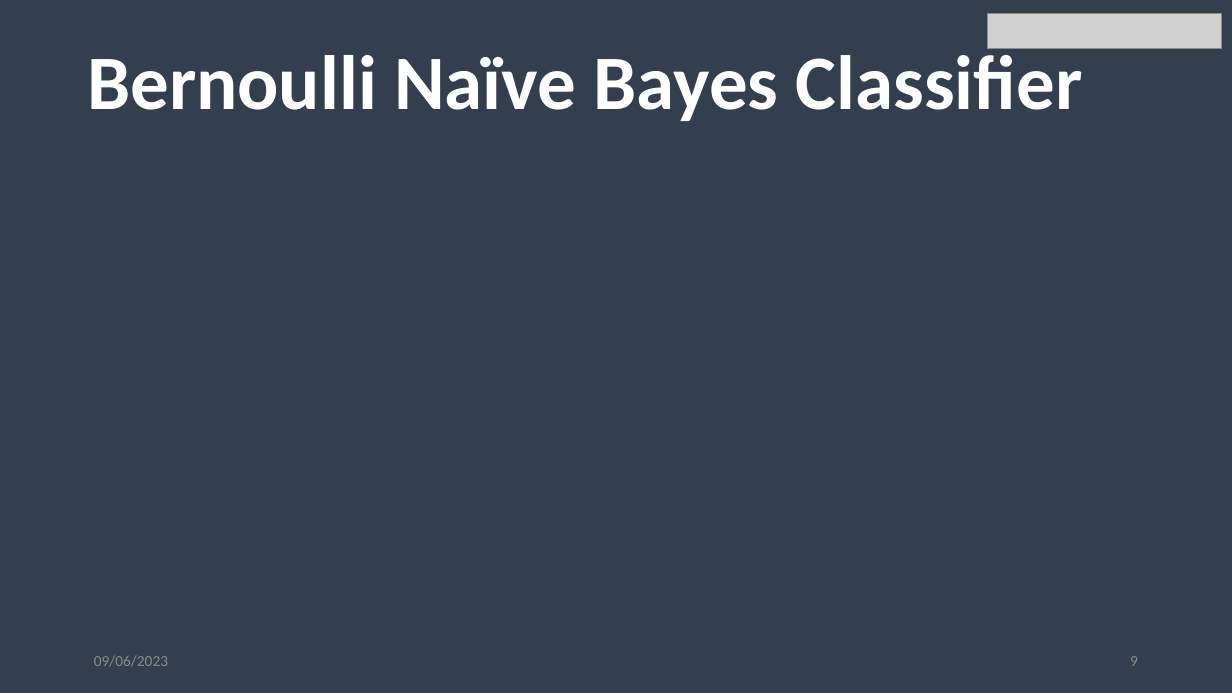
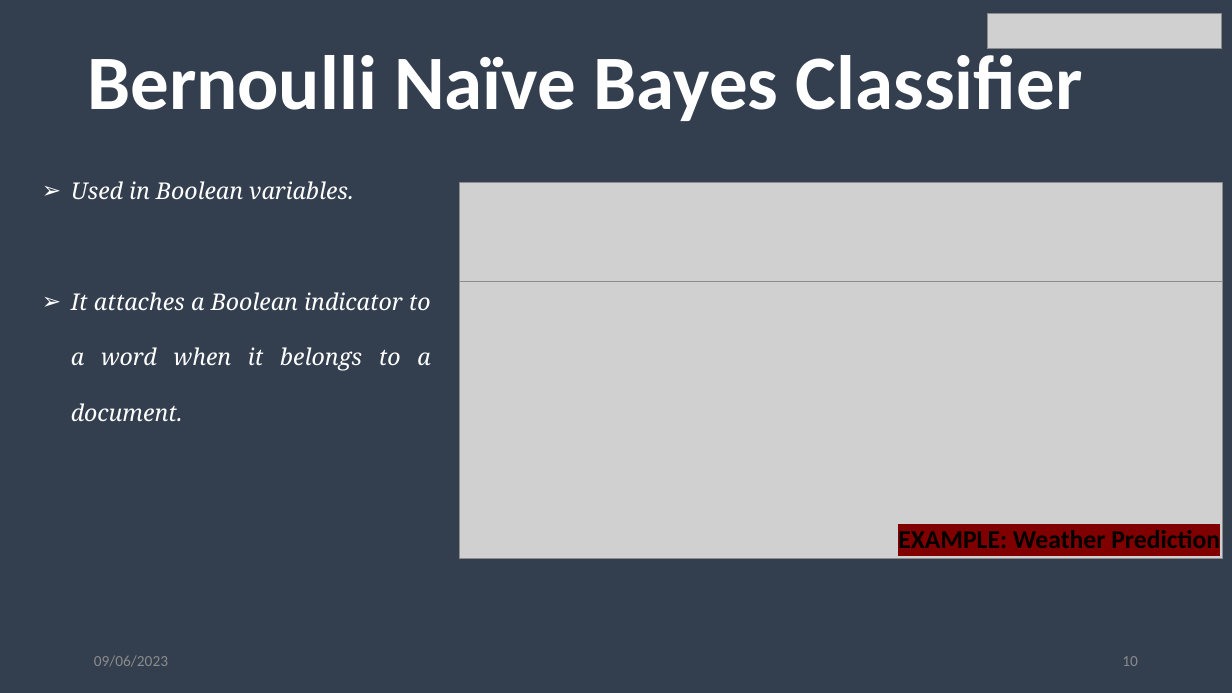
Before and after one commit to Stephaaniee/Machine-Learning, a slide deck: slide 10 of NaiveBayes.pptx (slide 9 before the commit). Drawn at 1232x693 pixels with LibreOffice and Linux fonts; fonts in the diff are those of the drawing; grey boxes stand for pictures; background and template pictures are left out. Boxes give left, top, right and bottom in pixels: in the first picture for what was removed or moved away, otherwise in the second. Text is boxed around its words. In the diff, an @@ line names an element or a change of style, - is before the commit and + after.

```diff
--- a/NaiveBayes.pptx
+++ b/NaiveBayes.pptx
@@ text added at box(71, 181, 431, 422), 18 pt, text #FFFFFF, italic @@
+➢ Used in Boolean variables.
+➢ It attaches a Boolean indicator to a word when it belongs to a document.
@@ picture added at box(460, 183, 1224, 282) @@
@@ picture added at box(460, 281, 1224, 559) @@
@@ text added at box(898, 530, 1220, 548), 20 pt, text #000000, bold @@
+EXAMPLE: Weather Prediction
@@ page number at box(1122, 656, 1138, 666): text changed @@
-9
+10
```
Also in this commit, not shown: 6 other slides changed, 3 slides added, 5 other files.
